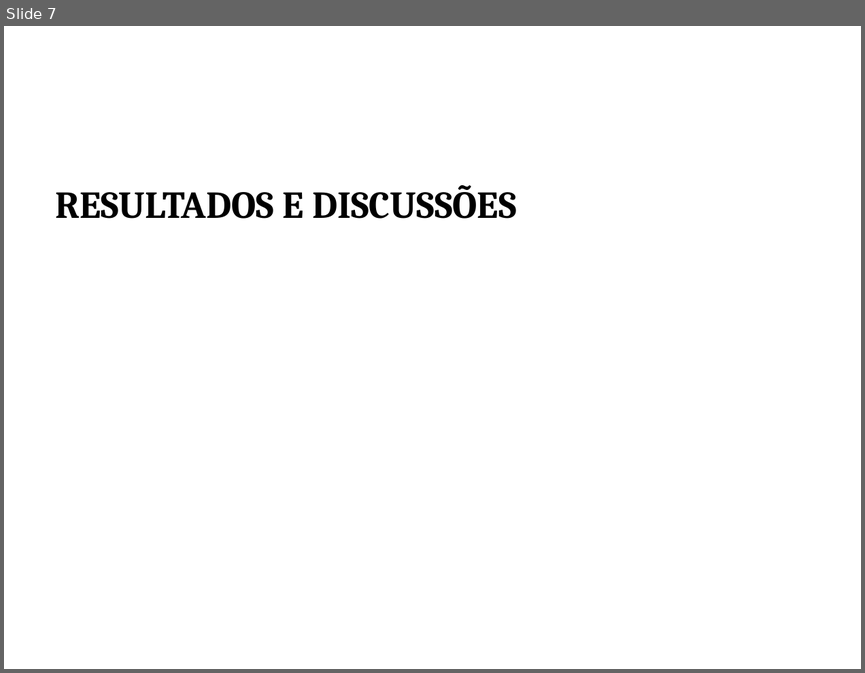
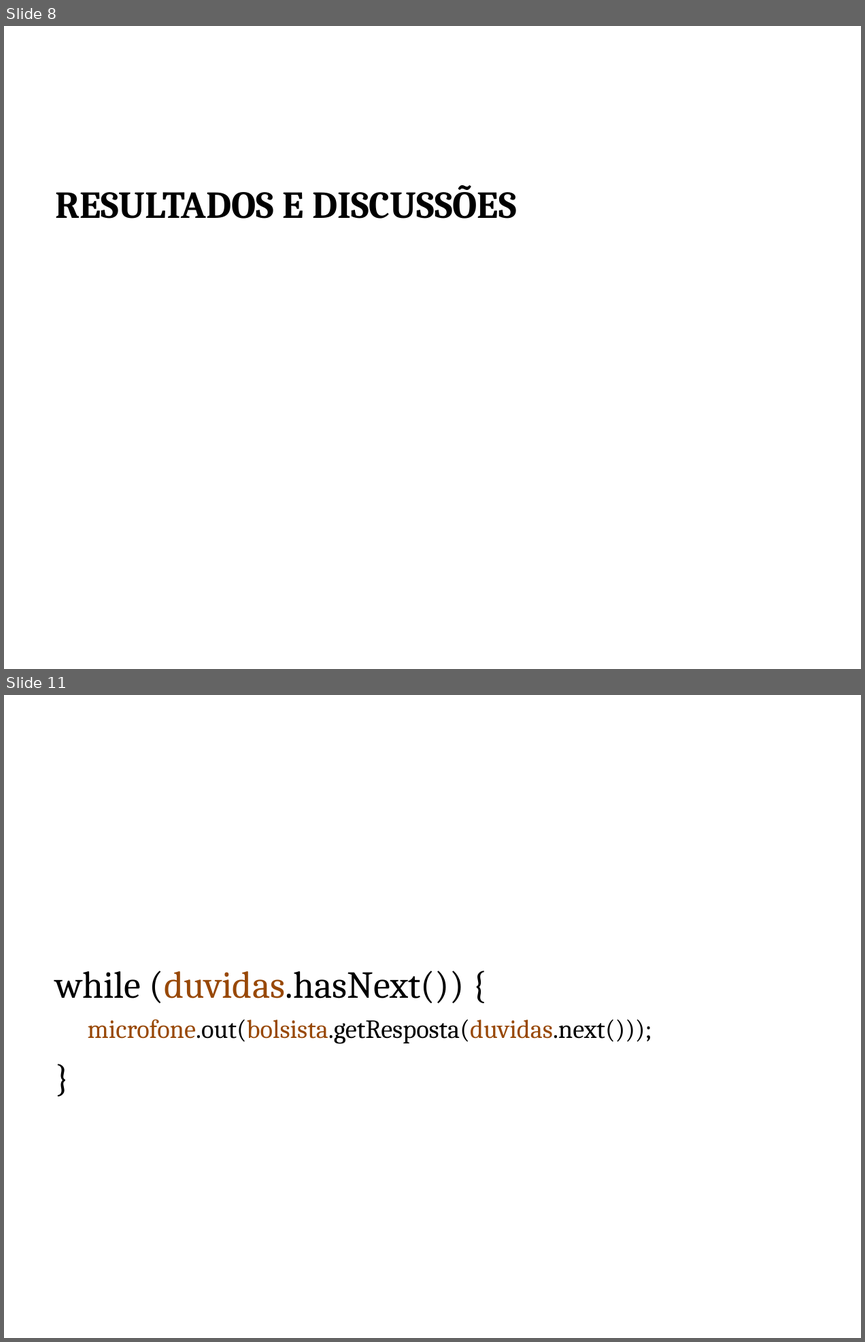
Before and after one commit to wagnerdevel/urimed-docs, a slide deck: apresentacao-siic/apresentacao.ppt. Shown one above the other, each under a label of ours: slide 7 before the commit, slides 8 and 11 after it; the slides between them are not shown. The pictures are 865x673 and 865x1342 pixels, drawn with LibreOffice and Linux fonts; fonts in the diff are those of the drawing; background and template pictures are left out. Boxes give left, top, right and bottom in pixels: in the first picture for what was removed or moved away, otherwise in the second. Text is boxed around its words. In the diff, an @@ line names an element or a change of style, - is before the commit and + after.

```diff
--- a/apresentacao-siic/apresentacao.ppt
+++ b/apresentacao-siic/apresentacao.ppt
@@ slide 11 added at (4, 695, 861, 1338), background picture (left out) @@
@@ text added at (55, 970, 652, 1044), 22 pt, text #000000 @@
+while (duvidas.hasNext()) {
+microfone.out(bolsista.getResposta(duvidas.next()));
+}
@@ what was slide 7 is now slide 8 @@
```
Also in this commit, not shown: 2 slides changed, 5 other slides added, 7 slides removed, 2 other files.
